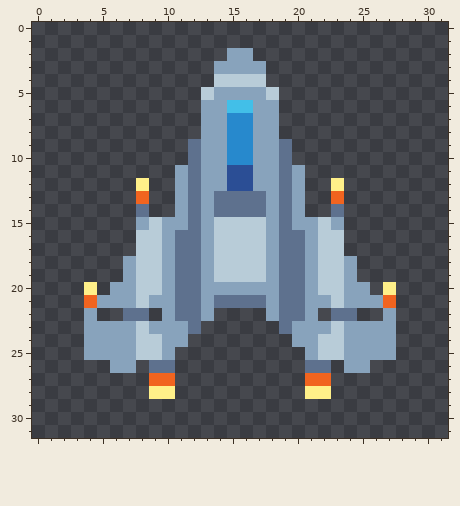
File history of a pixel-art sprite, Assets/spaceship1.png. Above: the version before the commit.
The file is 32x32 pixels.
Now the later version:
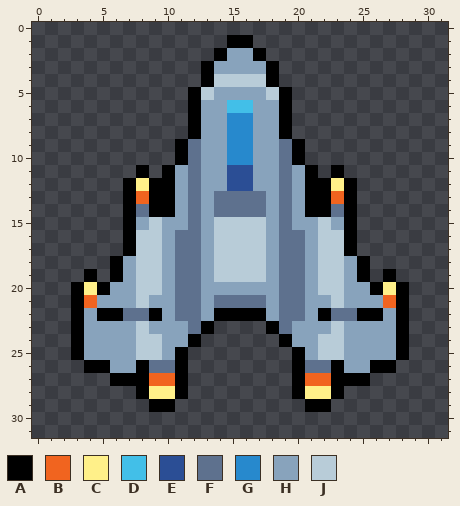
Palette (. is transparent): A #000000  B #f1641f  C #fff089  D #42bfe8  E #2b4e95  F #5e718e  G #2789cd  H #88a3bc  J #b8ccd8
Diff:
The edit adds colour A in row 1 at x 15 to 16; in row 2 at x 14 and 17; in rows 3 to 4 at x 13 and 18; in rows 5 to 8 at x 12 and 19; in rows 9 to 10 at x 11 and 20; in row 11 at x 8, 10, 21 and 23.
The edit adds colour A in rows 12 to 14 at x 7, 9 to 10, 21 to 22 and 24; in rows 15 to 17 at x 7 and 24; in row 18 at x 6 and 25; in row 19 at x 4, 6, 25 and 27; in row 20 at x 3, 5, 26 and 28; in row 21 at x 3 and 28.
The edit adds colour A in row 22 at x 3, 5 to 6, 9, 14 to 17, 22, 25 to 26 and 28; in row 23 at x 3, 13, 18 and 28; in row 24 at x 3, 12, 19 and 28; in row 25 at x 3, 11, 20 and 28; in row 26 at x 4 to 5, 8, 11, 20, 23 and 26 to 27; in row 27 at x 6 to 8, 11, 20 and 23 to 25.
The edit adds colour A in row 28 at x 8, 11, 20 and 23; in row 29 at x 9 to 10 and 21 to 22.
Pixel boxes of the changes (left, top, right, bottom) in both pictures:
added: (71, 35, 409, 412)
